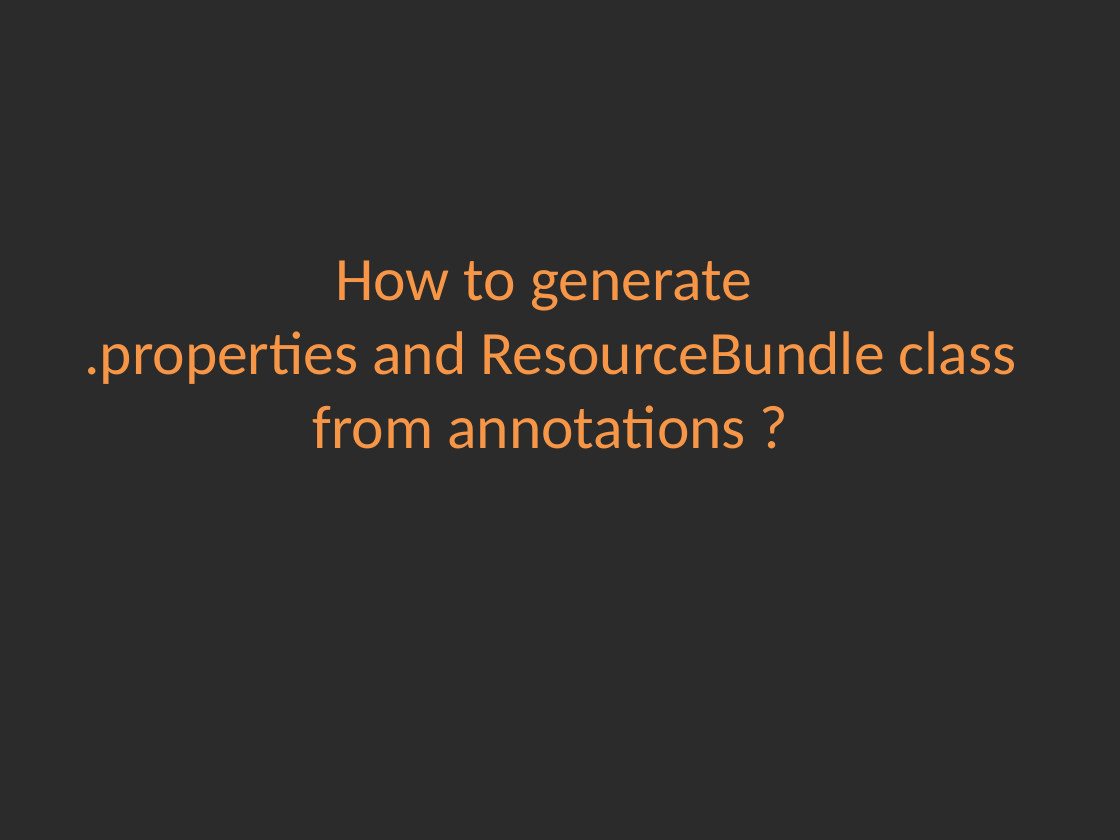
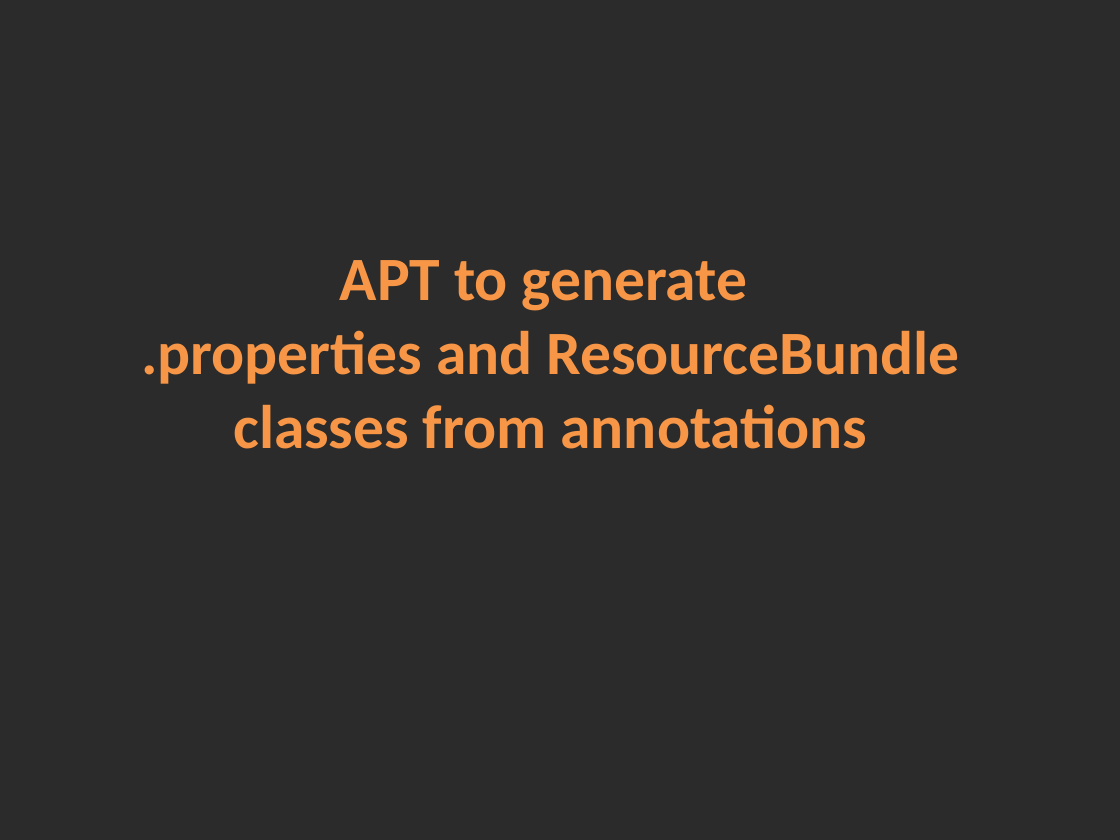
Before and after one commit to dbaeli/ez18n, a slide deck: slide 20 of ez18n-slides/javaone-2012/ez18n_javaone2012.pptx. Drawn at 1120x840 pixels with LibreOffice and Linux fonts; fonts in the diff are those of the drawing; background and template pictures are left out; a plain dark background stands for a picture behind light text. Boxes give left, top, right and bottom in pixels: in the first picture for what was removed or moved away, otherwise in the second. Text is boxed around its words. In the diff, an @@ line names an element or a change of style, - is before the commit and + after.

Commit message:
Slides, with annotations redone, titles

```diff
--- a/ez18n-slides/javaone-2012/ez18n_javaone2012.pptx
+++ b/ez18n-slides/javaone-2012/ez18n_javaone2012.pptx
@@ title at box(141, 260, 960, 449): text changed; bold on @@
-How to generate
-.properties and ResourceBundle class
-from annotations ?
+APT to generate
+.properties and ResourceBundle classes from annotations
```
Also in this commit, not shown: 29 other slides changed, 1 slide added, 3 slides removed, 2 other files.
